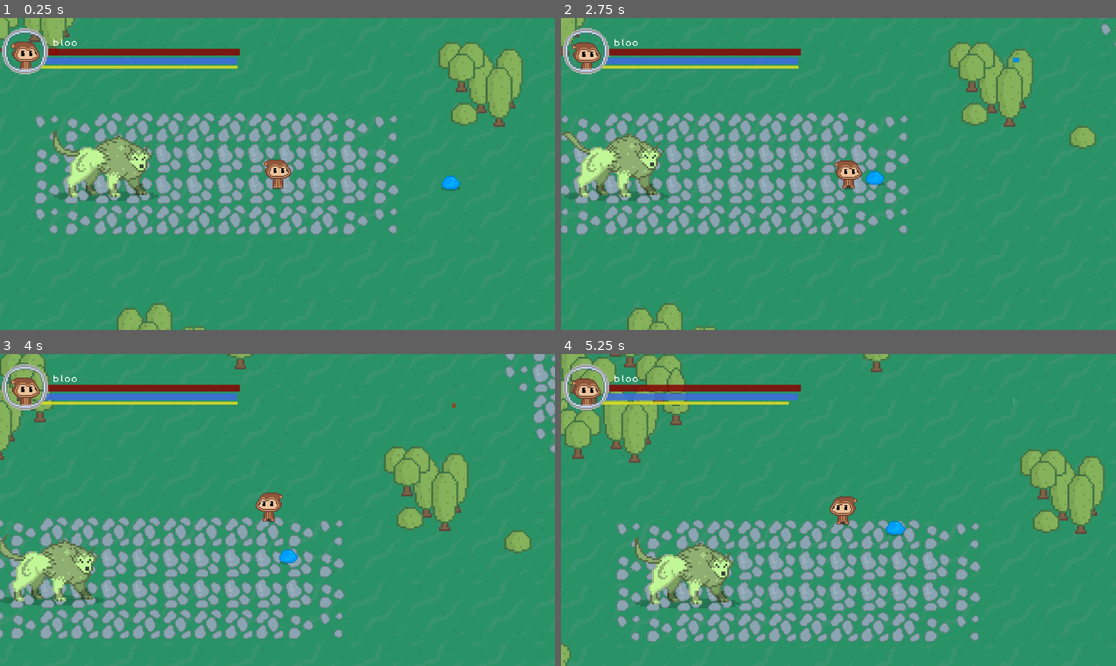
Above: before the commit, frames 1-4 (two rows, left to right).
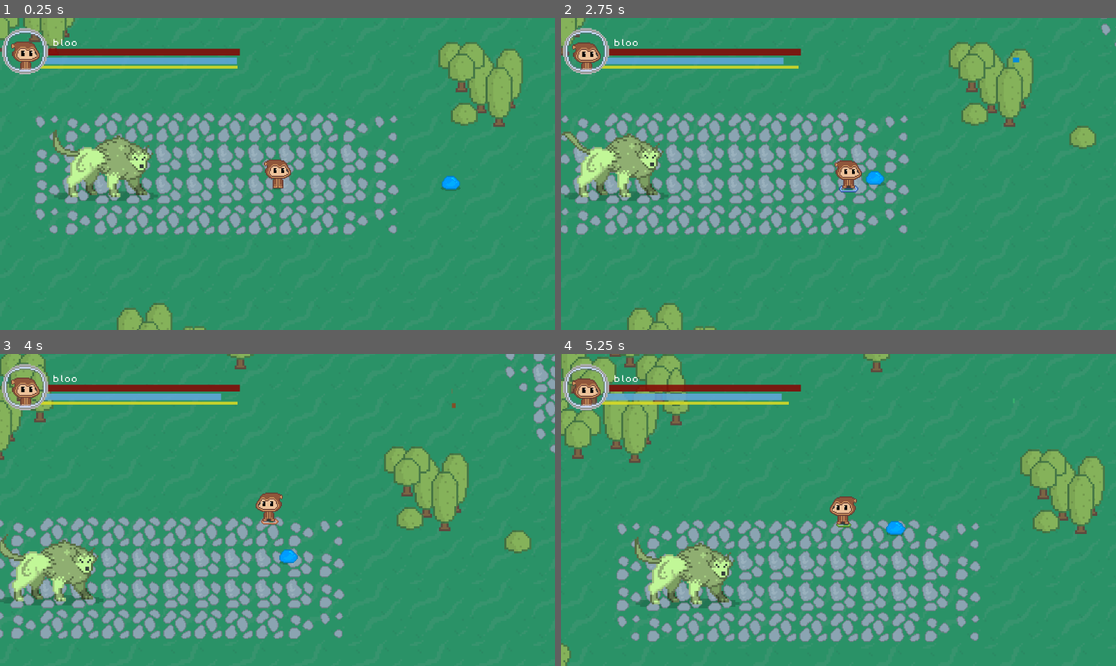
Above: after the commit, the same moments.

Repository: twixt7-sys/project_JAIA
Game: Godot game, scene res://Scenes/Game/game.tscn
The game is run twice, just before and just after one commit, with the same random seed, the same clock (stepped at 60 frames per second) and the same inputs.
Inputs:
- Up to frame 1 (0.25 s): no input
- Up to frame 2 (2.75 s): hold Right (move_right) 0.53-1.28 s; hold R (earth magic) 0.53-1.28 s; tap Q (flame magic) at 0.8, 1.35 s; hold C (backstep) 1.28-2.03 s; tap W (water magic) at 1.55 s; hold Right (move_right) from 2.03 s (still down); hold W (water magic) from 2.03 s (still down); tap E (wind magic) at 2.3 s
- Up to frame 3 (4 s): release Right (move_right) at 2.78 s; release W (water magic) at 2.78 s; hold Up (move_up) 2.78-3.53 s; tap E (wind magic) at 2.85 s; tap R (earth magic) at 3.05 s; hold Left (move_left) from 3.53 s (still down); hold R (earth magic) from 3.53 s (still down); tap Q (flame magic) at 3.8 s
- Up to frame 4 (5.25 s): release R (earth magic) at 4.28 s; tap Q (flame magic) at 4.35 s; tap W (water magic) at 4.55 s; release Left (move_left) at 5.03 s; hold C (backstep) from 5.03 s (still down); hold E (wind magic) from 5.03 s (still down); tap X (roll) at 5.1 s

The runs differ from the first frame. In frame 1, 0.8% of the frame differs, in the area x 8-43%, y 12-15%; in frame 2, 0.8%, in the area x 8-54%, y 12-56%; in frame 3, 0.8%; in frame 4, 0.8%.

Commit message:
added magic circles

Diff:
--- a/jaia_v4/Scenes/Entities/player.tscn
+++ b/jaia_v4/Scenes/Entities/player.tscn
@@ -12,11 +12,160 @@
 [ext_resource type="Texture2D" uid="uid://ber3gxe0i2n7r" path="res://Assets/Effects/slash.png" id="10_tx1dd"]
 [ext_resource type="Texture2D" uid="uid://bdqork24608p5" path="res://Assets/Effects/dust1.png" id="11_gymyn"]
 [ext_resource type="Script" uid="uid://d0hsf6x5r4obn" path="res://Scripts/magic_component.gd" id="11_udx2w"]
+[ext_resource type="Texture2D" uid="uid://ckap2hjfu1uik" path="res://Assets/Effects/magic_circles.png" id="12_aqs8i"]
 [ext_resource type="Texture2D" uid="uid://cejeaipd4lxjp" path="res://Assets/Effects/fire_circle.png" id="12_pu2lt"]
 [ext_resource type="Texture2D" uid="uid://4kw5xv7m51l8" path="res://Assets/Effects/shadow.png" id="13_ukyrk"]
 [ext_resource type="FontFile" uid="uid://bewp2mh0kpltv" path="res://Assets/Fonts/PixelOperator8.ttf" id="14_h4iuc"]
 [ext_resource type="Script" uid="uid://c4xgbh4s8d5kd" path="res://Scripts/attack_area.gd" id="15_43gew"]
 [ext_resource type="FontFile" uid="uid://bsuhtppl0kvcd" path="res://Assets/Fonts/PixelOperator8-Bold.ttf" id="15_fd4e3"]
+
+[sub_resource type="Animation" id="Animation_32wac"]
+resource_name = "Fire Circle"
+loop_mode = 2
+tracks/0/type = "value"
+tracks/0/imported = false
+tracks/0/enabled = true
+tracks/0/path = NodePath(".:visible")
+tracks/0/interp = 1
+tracks/0/loop_wrap = true
+tracks/0/keys = {
+"times": PackedFloat32Array(0),
+"transitions": PackedFloat32Array(1),
+"update": 1,
+"values": [true]
+}
+tracks/1/type = "value"
+tracks/1/imported = false
+tracks/1/enabled = true
+tracks/1/path = NodePath(".:frame")
+tracks/1/interp = 1
+tracks/1/loop_wrap = true
+tracks/1/keys = {
+"times": PackedFloat32Array(0, 1),
+"transitions": PackedFloat32Array(1, 1),
+"update": 0,
+"values": [0, 4]
+}
+
+[sub_resource type="Animation" id="Animation_uhw1m"]
+length = 0.001
+tracks/0/type = "value"
+tracks/0/imported = false
+tracks/0/enabled = true
+tracks/0/path = NodePath(".:visible")
+tracks/0/interp = 1
+tracks/0/loop_wrap = true
+tracks/0/keys = {
+"times": PackedFloat32Array(0),
+"transitions": PackedFloat32Array(1),
+"update": 1,
+"values": [false]
+}
+tracks/1/type = "value"
+tracks/1/imported = false
+tracks/1/enabled = true
+tracks/1/path = NodePath(".:frame")
+tracks/1/interp = 1
+tracks/1/loop_wrap = true
+tracks/1/keys = {
+"times": PackedFloat32Array(0),
+"transitions": PackedFloat32Array(1),
+"update": 1,
+"values": [0]
+}
+
+[sub_resource type="Animation" id="Animation_awd1p"]
+resource_name = "Water Circle"
+loop_mode = 2
+tracks/0/type = "value"
+tracks/0/imported = false
+tracks/0/enabled = true
+tracks/0/path = NodePath(".:visible")
+tracks/0/interp = 1
+tracks/0/loop_wrap = true
+tracks/0/keys = {
+"times": PackedFloat32Array(0),
+"transitions": PackedFloat32Array(1),
+"update": 1,
+"values": [true]
+}
+tracks/1/type = "value"
+tracks/1/imported = false
+tracks/1/enabled = true
+tracks/1/path = NodePath(".:frame")
+tracks/1/interp = 1
+tracks/1/loop_wrap = true
+tracks/1/keys = {
+"times": PackedFloat32Array(0, 1),
+"transitions": PackedFloat32Array(1, 1),
+"update": 0,
+"values": [5, 9]
+}
+
+[sub_resource type="Animation" id="Animation_1nbkv"]
+resource_name = "Wind Circle"
+loop_mode = 2
+tracks/0/type = "value"
+tracks/0/imported = false
+tracks/0/enabled = true
+tracks/0/path = NodePath(".:visible")
+tracks/0/interp = 1
+tracks/0/loop_wrap = true
+tracks/0/keys = {
+"times": PackedFloat32Array(0),
+"transitions": PackedFloat32Array(1),
+"update": 1,
+"values": [true]
+}
+tracks/1/type = "value"
+tracks/1/imported = false
+tracks/1/enabled = true
+tracks/1/path = NodePath(".:frame")
+tracks/1/interp = 1
+tracks/1/loop_wrap = true
+tracks/1/keys = {
+"times": PackedFloat32Array(0, 1),
+"transitions": PackedFloat32Array(1, 1),
+"update": 0,
+"values": [10, 14]
+}
+
+[sub_resource type="Animation" id="Animation_ke5yh"]
+resource_name = "Earth Circle"
+loop_mode = 2
+tracks/0/type = "value"
+tracks/0/imported = false
+tracks/0/enabled = true
+tracks/0/path = NodePath(".:visible")
+tracks/0/interp = 1
+tracks/0/loop_wrap = true
+tracks/0/keys = {
+"times": PackedFloat32Array(0),
+"transitions": PackedFloat32Array(1),
+"update": 1,
+"values": [true]
+}
+tracks/1/type = "value"
+tracks/1/imported = false
+tracks/1/enabled = true
+tracks/1/path = NodePath(".:frame")
+tracks/1/interp = 1
+tracks/1/loop_wrap = true
+tracks/1/keys = {
+"times": PackedFloat32Array(0, 1),
+"transitions": PackedFloat32Array(1, 1),
+"update": 0,
+"values": [15, 19]
+}
+
+[sub_resource type="AnimationLibrary" id="AnimationLibrary_qminb"]
+_data = {
+&"Earth Circle": SubResource("Animation_ke5yh"),
+&"Fire Circle": SubResource("Animation_32wac"),
+&"RESET": SubResource("Animation_uhw1m"),
+&"Water Circle": SubResource("Animation_awd1p"),
+&"Wind Circle": SubResource("Animation_1nbkv")
+}
 
 [sub_resource type="Animation" id="Animation_gymyn"]
 length = 0.001
@@ -429,6 +578,218 @@
 "values": [false]
 }
 
+[sub_resource type="Animation" id="Animation_udx2w"]
+resource_name = "cast1_left"
+loop_mode = 2
+tracks/0/type = "value"
+tracks/0/imported = false
+tracks/0/enabled = true
+tracks/0/path = NodePath("Animation/Player:frame")
+tracks/0/interp = 1
+tracks/0/loop_wrap = true
+tracks/0/keys = {
+"times": PackedFloat32Array(0, 1),
+"transitions": PackedFloat32Array(1, 1),
+"update": 0,
+"values": [45, 48]
+}
+tracks/1/type = "value"
+tracks/1/imported = false
+tracks/1/enabled = true
+tracks/1/path = NodePath("Animation/Player:flip_h")
+tracks/1/interp = 1
+tracks/1/loop_wrap = true
+tracks/1/keys = {
+"times": PackedFloat32Array(0),
+"transitions": PackedFloat32Array(1),
+"update": 1,
+"values": [true]
+}
+
+[sub_resource type="Animation" id="Animation_aqs8i"]
+resource_name = "cast1_right"
+loop_mode = 2
+tracks/0/type = "value"
+tracks/0/imported = false
+tracks/0/enabled = true
+tracks/0/path = NodePath("Animation/Player:frame")
+tracks/0/interp = 1
+tracks/0/loop_wrap = true
+tracks/0/keys = {
+"times": PackedFloat32Array(0, 1),
+"transitions": PackedFloat32Array(1, 1),
+"update": 0,
+"values": [45, 48]
+}
+
+[sub_resource type="Animation" id="Animation_vbauc"]
+resource_name = "cast2_left"
+loop_mode = 2
+tracks/0/type = "value"
+tracks/0/imported = false
+tracks/0/enabled = true
+tracks/0/path = NodePath("Animation/Player:frame")
+tracks/0/interp = 1
+tracks/0/loop_wrap = true
+tracks/0/keys = {
+"times": PackedFloat32Array(0, 1),
+"transitions": PackedFloat32Array(1, 1),
+"update": 0,
+"values": [49, 52]
+}
+tracks/1/type = "value"
+tracks/1/imported = false
+tracks/1/enabled = true
+tracks/1/path = NodePath("Animation/Player:flip_h")
+tracks/1/interp = 1
+tracks/1/loop_wrap = true
+tracks/1/keys = {
+"times": PackedFloat32Array(0),
+"transitions": PackedFloat32Array(1),
+"update": 1,
+"values": [true]
+}
+
+[sub_resource type="Animation" id="Animation_p6fni"]
+resource_name = "cast2_right"
+loop_mode = 2
+tracks/0/type = "value"
+tracks/0/imported = false
+tracks/0/enabled = true
+tracks/0/path = NodePath("Animation/Player:frame")
+tracks/0/interp = 1
+tracks/0/loop_wrap = true
+tracks/0/keys = {
+"times": PackedFloat32Array(0, 1),
+"transitions": PackedFloat32Array(1, 1),
+"update": 0,
+"values": [49, 52]
+}
+tracks/1/type = "value"
+tracks/1/imported = false
+tracks/1/enabled = true
+tracks/1/path = NodePath("Animation/Player:flip_h")
+tracks/1/interp = 1
+tracks/1/loop_wrap = true
+tracks/1/keys = {
+"times": PackedFloat32Array(0),
+"transitions": PackedFloat32Array(1),
+"update": 1,
+"values": [false]
+}
+
+[sub_resource type="Animation" id="Animation_w4uu0"]
+resource_name = "cast3_left"
+loop_mode = 2
+tracks/0/type = "value"
+tracks/0/imported = false
+tracks/0/enabled = true
+tracks/0/path = NodePath("Animation/Player:frame")
+tracks/0/interp = 1
+tracks/0/loop_wrap = true
+tracks/0/keys = {
+"times": PackedFloat32Array(0, 1),
+"transitions": PackedFloat32Array(1, 1),
+"update": 0,
+"values": [54, 57]
+}
+tracks/1/type = "value"
+tracks/1/imported = false
+tracks/1/enabled = true
+tracks/1/path = NodePath("Animation/Player:flip_h")
+tracks/1/interp = 1
+tracks/1/loop_wrap = true
+tracks/1/keys = {
+"times": PackedFloat32Array(0),
+"transitions": PackedFloat32Array(1),
+"update": 1,
+"values": [true]
+}
+
+[sub_resource type="Animation" id="Animation_abjg5"]
+resource_name = "cast3_right"
+loop_mode = 2
+tracks/0/type = "value"
+tracks/0/imported = false
+tracks/0/enabled = true
+tracks/0/path = NodePath("Animation/Player:frame")
+tracks/0/interp = 1
+tracks/0/loop_wrap = true
+tracks/0/keys = {
+"times": PackedFloat32Array(0, 1),
+"transitions": PackedFloat32Array(1, 1),
+"update": 0,
+"values": [54, 57]
+}
+tracks/1/type = "value"
+tracks/1/imported = false
+tracks/1/enabled = true
+tracks/1/path = NodePath("Animation/Player:flip_h")
+tracks/1/interp = 1
+tracks/1/loop_wrap = true
+tracks/1/keys = {
+"times": PackedFloat32Array(0),
+"transitions": PackedFloat32Array(1),
+"update": 1,
+"values": [false]
+}
+
+[sub_resource type="Animation" id="Animation_8d5w2"]
+resource_name = "cast4_left"
+loop_mode = 2
+tracks/0/type = "value"
+tracks/0/imported = false
+tracks/0/enabled = true
+tracks/0/path = NodePath("Animation/Player:frame")
+tracks/0/interp = 1
+tracks/0/loop_wrap = true
+tracks/0/keys = {
+"times": PackedFloat32Array(0, 1),
+"transitions": PackedFloat32Array(1, 1),
+"update": 0,
+"values": [58, 61]
+}
+tracks/1/type = "value"
+tracks/1/imported = false
+tracks/1/enabled = true
+tracks/1/path = NodePath("Animation/Player:flip_h")
+tracks/1/interp = 1
+tracks/1/loop_wrap = true
+tracks/1/keys = {
+"times": PackedFloat32Array(0),
+"transitions": PackedFloat32Array(1),
+"update": 1,
+"values": [true]
+}
+
+[sub_resource type="Animation" id="Animation_e8wcv"]
+resource_name = "cast4_right"
+loop_mode = 2
+tracks/0/type = "value"
+tracks/0/imported = false
+tracks/0/enabled = true
+tracks/0/path = NodePath("Animation/Player:frame")
+tracks/0/interp = 1
+tracks/0/loop_wrap = true
+tracks/0/keys = {
+"times": PackedFloat32Array(0, 1),
+"transitions": PackedFloat32Array(1, 1),
+"update": 0,
+"values": [58, 61]
+}
+tracks/1/type = "value"
+tracks/1/imported = false
+tracks/1/enabled = true
+tracks/1/path = NodePath("Animation/Player:flip_h")
+tracks/1/interp = 1
+tracks/1/loop_wrap = true
+tracks/1/keys = {
+"times": PackedFloat32Array(0),
+"transitions": PackedFloat32Array(1),
+"update": 1,
+"values": [false]
+}
+
 [sub_resource type="Animation" id="Animation_fd4e3"]
 resource_name = "idle_left"
 length = 2.0
@@ -631,218 +992,6 @@
 "transitions": PackedFloat32Array(1, 1),
 "update": 0,
 "values": [0, 1]
-}
-
-[sub_resource type="Animation" id="Animation_udx2w"]
-resource_name = "cast1_left"
-loop_mode = 2
-tracks/0/type = "value"
-tracks/0/imported = false
-tracks/0/enabled = true
-tracks/0/path = NodePath("Animation/Player:frame")
-tracks/0/interp = 1
-tracks/0/loop_wrap = true
-tracks/0/keys = {
-"times": PackedFloat32Array(0, 1),
-"transitions": PackedFloat32Array(1, 1),
-"update": 0,
-"values": [45, 48]
-}
-tracks/1/type = "value"
-tracks/1/imported = false
-tracks/1/enabled = true
-tracks/1/path = NodePath("Animation/Player:flip_h")
-tracks/1/interp = 1
-tracks/1/loop_wrap = true
-tracks/1/keys = {
-"times": PackedFloat32Array(0),
-"transitions": PackedFloat32Array(1),
-"update": 1,
-"values": [true]
-}
-
-[sub_resource type="Animation" id="Animation_aqs8i"]
-resource_name = "cast1_right"
-loop_mode = 2
-tracks/0/type = "value"
-tracks/0/imported = false
-tracks/0/enabled = true
-tracks/0/path = NodePath("Animation/Player:frame")
-tracks/0/interp = 1
-tracks/0/loop_wrap = true
-tracks/0/keys = {
-"times": PackedFloat32Array(0, 1),
-"transitions": PackedFloat32Array(1, 1),
-"update": 0,
-"values": [45, 48]
-}
-
-[sub_resource type="Animation" id="Animation_vbauc"]
-resource_name = "cast2_left"
-loop_mode = 2
-tracks/0/type = "value"
-tracks/0/imported = false
-tracks/0/enabled = true
-tracks/0/path = NodePath("Animation/Player:frame")
-tracks/0/interp = 1
-tracks/0/loop_wrap = true
-tracks/0/keys = {
-"times": PackedFloat32Array(0, 1),
-"transitions": PackedFloat32Array(1, 1),
-"update": 0,
-"values": [49, 52]
-}
-tracks/1/type = "value"
-tracks/1/imported = false
-tracks/1/enabled = true
-tracks/1/path = NodePath("Animation/Player:flip_h")
-tracks/1/interp = 1
-tracks/1/loop_wrap = true
-tracks/1/keys = {
-"times": PackedFloat32Array(0),
-"transitions": PackedFloat32Array(1),
-"update": 1,
-"values": [true]
-}
-
-[sub_resource type="Animation" id="Animation_p6fni"]
-resource_name = "cast2_right"
-loop_mode = 2
-tracks/0/type = "value"
-tracks/0/imported = false
-tracks/0/enabled = true
-tracks/0/path = NodePath("Animation/Player:frame")
-tracks/0/interp = 1
-tracks/0/loop_wrap = true
-tracks/0/keys = {
-"times": PackedFloat32Array(0, 1),
-"transitions": PackedFloat32Array(1, 1),
-"update": 0,
-"values": [49, 52]
-}
-tracks/1/type = "value"
-tracks/1/imported = false
-tracks/1/enabled = true
-tracks/1/path = NodePath("Animation/Player:flip_h")
-tracks/1/interp = 1
-tracks/1/loop_wrap = true
-tracks/1/keys = {
-"times": PackedFloat32Array(0),
-"transitions": PackedFloat32Array(1),
-"update": 1,
-"values": [false]
-}
-
-[sub_resource type="Animation" id="Animation_w4uu0"]
-resource_name = "cast3_left"
-loop_mode = 2
-tracks/0/type = "value"
-tracks/0/imported = false
-tracks/0/enabled = true
-tracks/0/path = NodePath("Animation/Player:frame")
-tracks/0/interp = 1
-tracks/0/loop_wrap = true
-tracks/0/keys = {
-"times": PackedFloat32Array(0, 1),
-"transitions": PackedFloat32Array(1, 1),
-"update": 0,
-"values": [54, 57]
-}
-tracks/1/type = "value"
-tracks/1/imported = false
-tracks/1/enabled = true
-tracks/1/path = NodePath("Animation/Player:flip_h")
-tracks/1/interp = 1
-tracks/1/loop_wrap = true
-tracks/1/keys = {
-"times": PackedFloat32Array(0),
-"transitions": PackedFloat32Array(1),
-"update": 1,
-"values": [true]
-}
-
-[sub_resource type="Animation" id="Animation_abjg5"]
-resource_name = "cast3_right"
-loop_mode = 2
-tracks/0/type = "value"
-tracks/0/imported = false
-tracks/0/enabled = true
-tracks/0/path = NodePath("Animation/Player:frame")
-tracks/0/interp = 1
-tracks/0/loop_wrap = true
-tracks/0/keys = {
-"times": PackedFloat32Array(0, 1),
-"transitions": PackedFloat32Array(1, 1),
-"update": 0,
-"values": [54, 57]
-}
-tracks/1/type = "value"
-tracks/1/imported = false
-tracks/1/enabled = true
-tracks/1/path = NodePath("Animation/Player:flip_h")
-tracks/1/interp = 1
-tracks/1/loop_wrap = true
-tracks/1/keys = {
-"times": PackedFloat32Array(0),
-"transitions": PackedFloat32Array(1),
-"update": 1,
-"values": [false]
-}
-
-[sub_resource type="Animation" id="Animation_e8wcv"]
-resource_name = "cast4_right"
-loop_mode = 2
-tracks/0/type = "value"
-tracks/0/imported = false
-tracks/0/enabled = true
-tracks/0/path = NodePath("Animation/Player:frame")
-tracks/0/interp = 1
-tracks/0/loop_wrap = true
-tracks/0/keys = {
-"times": PackedFloat32Array(0, 1),
-"transitions": PackedFloat32Array(1, 1),
-"update": 0,
-"values": [58, 61]
-}
-tracks/1/type = "value"
-tracks/1/imported = false
-tracks/1/enabled = true
-tracks/1/path = NodePath("Animation/Player:flip_h")
-tracks/1/interp = 1
-tracks/1/loop_wrap = true
-tracks/1/keys = {
-"times": PackedFloat32Array(0),
-"transitions": PackedFloat32Array(1),
-"update": 1,
-"values": [false]
-}
-
-[sub_resource type="Animation" id="Animation_8d5w2"]
-resource_name = "cast4_left"
-loop_mode = 2
-tracks/0/type = "value"
-tracks/0/imported = false
-tracks/0/enabled = true
-tracks/0/path = NodePath("Animation/Player:frame")
-tracks/0/interp = 1
-tracks/0/loop_wrap = true
-tracks/0/keys = {
-"times": PackedFloat32Array(0, 1),
-"transitions": PackedFloat32Array(1, 1),
-"update": 0,
-"values": [58, 61]
-}
-tracks/1/type = "value"
-tracks/1/imported = false
-tracks/1/enabled = true
-tracks/1/path = NodePath("Animation/Player:flip_h")
-tracks/1/interp = 1
-tracks/1/loop_wrap = true
-tracks/1/keys = {
-"times": PackedFloat32Array(0),
-"transitions": PackedFloat32Array(1),
-"update": 1,
-"values": [true]
 }
 
 [sub_resource type="AnimationLibrary" id="AnimationLibrary_ukyrk"]
@@ -1317,6 +1466,20 @@
 mc = NodePath("../Mana Component")
 
 [node name="Animation" type="Node2D" parent="."]
+
+[node name="Magic Circle Animation" type="AnimationPlayer" parent="Animation"]
+root_node = NodePath("../MagicCircle")
+libraries = {
+&"": SubResource("AnimationLibrary_qminb")
+}
+
+[node name="MagicCircle" type="Sprite2D" parent="Animation"]
+visible = false
+position = Vector2(1, 15)
+texture = ExtResource("12_aqs8i")
+offset = Vector2(-0.5, 0)
+hframes = 5
+vframes = 4
 
 [node name="Player" type="Sprite2D" parent="Animation"]
 texture = ExtResource("2_6t5aa")
--- a/jaia_v4/Scenes/Game/G_interface.tscn
+++ b/jaia_v4/Scenes/Game/G_interface.tscn
@@ -88,7 +88,7 @@
 offset_bottom = -1.0
 grow_horizontal = 2
 grow_vertical = 2
-color = Color(0.27451, 0.490196, 1, 1)
+color = Color(0.44, 0.757333, 1, 1)
 metadata/_edit_use_anchors_ = true
 metadata/max_size = 402.0
 
--- a/jaia_v4/Scripts/magic_component.gd
+++ b/jaia_v4/Scripts/magic_component.gd
@@ -18,7 +18,6 @@
 func _ready() -> void:
 	pass # Replace with function body.
 
-
 # Called every frame. 'delta' is the elapsed time since the previous frame.
 func _process(delta: float) -> void:
 	pass
@@ -28,19 +27,15 @@
 	mc.mana = min(mc.mana + inc, mc.MAX_MANA)
 
 func flame_increment(inc: float) -> void:
-	print(flame_var)
 	flame_var = min(flame_var + inc, max_magic)
 
 func water_increment(inc: float) -> void:
-	print(water_var)
 	water_var = min(water_var + inc, max_magic)
 
 func wind_increment(inc: float) -> void:
-	print(wind_var)
 	wind_var = min(wind_var + inc, max_magic)
 
 func earth_increment(inc: float) -> void:
-	print(earth_var)
 	earth_var = min(earth_var + inc, max_magic)
 
 func reset() -> void:
--- a/jaia_v4/Scripts/mana_component.gd
+++ b/jaia_v4/Scripts/mana_component.gd
@@ -4,14 +4,15 @@
 
 @export var MAX_MANA := 100
 
-var mana: int
+var mana_regen := [0.1, true]
+var mana: float
 
 func _ready() -> void:
 	mana = MAX_MANA
 
 # Called every frame. 'delta' is the elapsed time since the previous frame.
 func _process(delta: float) -> void:
-	pass
+	if mana_regen[1]: mana = min(mana + mana_regen[0], MAX_MANA)
 
-func consume_mana(subt: int) -> void:
+func consume_mana(subt: float) -> void:
 	mana = max(mana - subt, 0) # cap the deduction to zero if mana is zero
--- a/jaia_v4/Scripts/player.gd
+++ b/jaia_v4/Scripts/player.gd
@@ -14,6 +14,7 @@
 
 @onready var animation_tree: AnimationTree = $Animation/PlayerAnim
 @onready var animation_player: AnimationPlayer = $Animation/PlayerAP
+@onready var magic_circle_animation: AnimationPlayer = $"Animation/Magic Circle Animation"
 
 var dir: Vector2 = Vector2.ZERO
 
@@ -74,16 +75,32 @@
 	action_component.action("backstep", 0.5, true, on_start, on_end)
 
 func flame(cond: bool) -> void:
-	if cond: magic_component.flame_increment(0.2)
+	if cond:
+		magic_component.flame_increment(0.2)
+		mana_component.consume_mana(0.2)
+		if not magic_circle_animation.is_playing():
+			magic_circle_animation.play("Fire Circle")
 
 func water(cond: bool) -> void:
-	if cond: magic_component.water_increment(0.2)
+	if cond:
+		magic_component.water_increment(0.2)
+		mana_component.consume_mana(0.2)
+		if not magic_circle_animation.is_playing():
+			magic_circle_animation.play("Water Circle")
 
 func wind(cond: bool) -> void:
-	if cond: magic_component.wind_increment(0.2)
+	if cond:
+		magic_component.wind_increment(0.2)
+		mana_component.consume_mana(0.2)
+		if not magic_circle_animation.is_playing():
+			magic_circle_animation.play("Wind Circle")
 
 func earth(cond: bool) -> void:
-	if cond: magic_component.earth_increment(0.2)
+	if cond:
+		magic_component.earth_increment(0.2)
+		mana_component.consume_mana(0.2)
+		if not magic_circle_animation.is_playing():
+			magic_circle_animation.play("Earth Circle")
 
 func update_animation_parameters():
 	var casting = (
@@ -113,11 +130,13 @@
 		var mc_var = magic_component.flame_var + magic_component.water_var + magic_component.wind_var + magic_component.earth_var
 
 		var casting1 = casting
-		var casting2 = casting1 and mc_var >= 50
-		var casting3 = casting2 and mc_var >= 100
-		var casting4 = casting3 and mc_var >= 150
+		var casting2 = casting1 and mc_var >= 25
+		var casting3 = casting2 and mc_var >= 50
+		var casting4 = casting3 and mc_var >= 75
 
-		if not casting: magic_component.reset()
+		if not casting:
+			magic_component.reset()
+			magic_circle_animation.play("RESET")
 
 		animation_tree["parameters/conditions/is_casting4"] = casting4
 		animation_tree["parameters/conditions/is_casting3"] = casting3 and not casting4
Binary file added: jaia_v4/Assets/Effects/magic_circles.png
Not shown, added: jaia_v4/Assets/Effects/magic_circles.png.import
Not shown: 1 places in jaia_v4/Scenes/Entities/player.tscn that only renumber resources
Not shown, added: Assets/Effects/magic_circles.aseprite
Not shown, added: Assets/Effects/magic_circles.png
